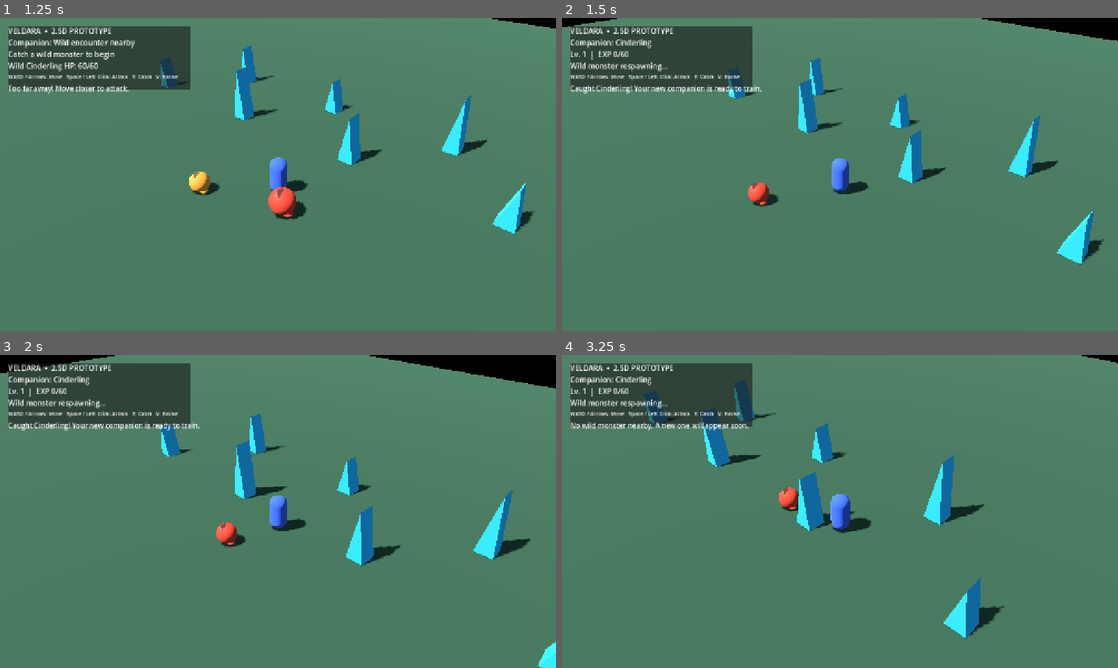
Above: before the commit, frames 1-4 (two rows, left to right).
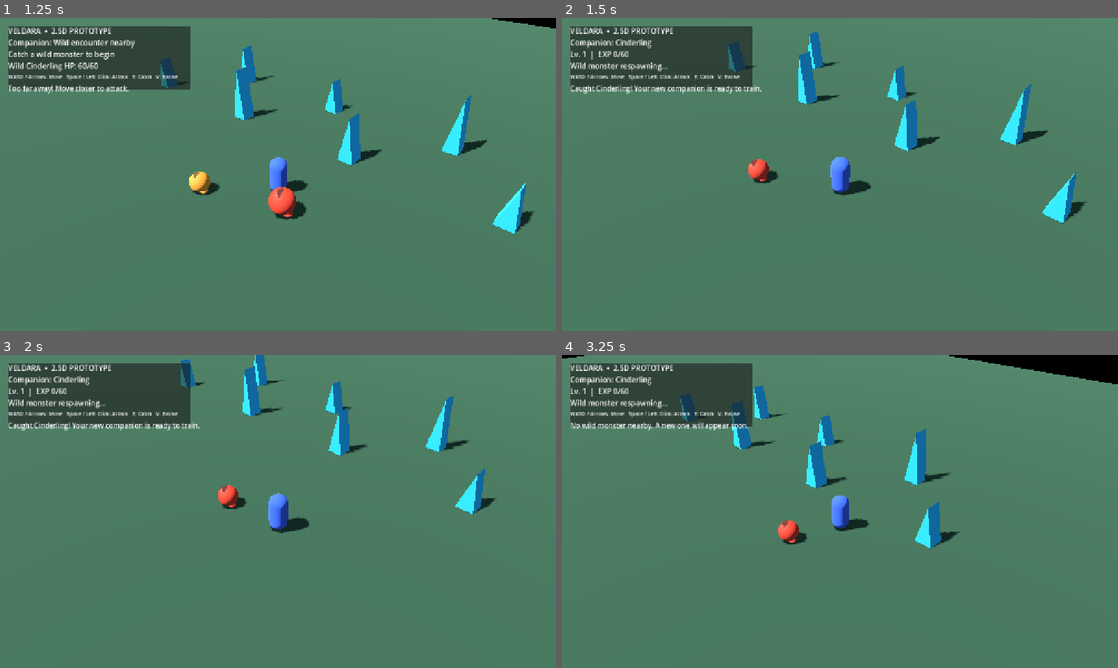
Above: after the commit, the same moments.

Repository: napathjailha-lgtm/Veldara
Game: Godot game, scene res://scenes/main.tscn
Two runs of this game, one before a commit and one after it. Both use one fixed random seed, a clock stepped at 60 frames per second and the inputs below.
Inputs (mouse positions are in pixels of both pictures, inside the frame that each line leads up to):
- Up to frame 1 (1.25 s): move the mouse to (400, 158) at 0.52 s; hold D (move_right) from 0.53 s (still down); hold Space (attack) from 0.53 s (still down); click (400, 158) at 0.67 s
- Up to frame 2 (1.5 s): move the mouse to (728, 190) at 1.27 s; release D (move_right) at 1.28 s; release Space (attack) at 1.28 s; hold S (move_down) from 1.28 s (still down); tap E (catch_monster) at 1.35 s
- Up to frame 3 (2 s): keep holding S (move_down)
- Up to frame 4 (3.25 s): move the mouse to (895, 442) at 2.02 s; release S (move_down) at 2.03 s; hold D (move_right) 2.03-2.78 s; hold V (evolve_monster) 2.03-2.78 s; move the mouse to (812, 574) at 2.77 s; hold W (move_up) from 2.78 s (still down); tap Space (attack) at 2.85 s; click (812, 574) at 2.92 s

Frame 1 is identical in both runs. In frame 2, 6.9% of the frame differs, in the area x 0-100%, y 0-79%; in frame 3, 9.0%, in the area x 0-100%, y 0-100%; in frame 4, 8.0%.

Commit message:
Fix inverted forward and backward movement input

Diff:
--- a/godot/scripts/main.gd
+++ b/godot/scripts/main.gd
@@ -58,7 +58,7 @@
 		return
 	var input_dir := Vector2(
 		Input.get_action_strength("move_right") - Input.get_action_strength("move_left"),
-		Input.get_action_strength("move_down") - Input.get_action_strength("move_up")
+		Input.get_action_strength("move_up") - Input.get_action_strength("move_down")
 	)
 	# Camera-relative movement makes directions feel natural from the isometric view.
 	var forward := Vector3(-1.0, 0.0, -1.0).normalized()
